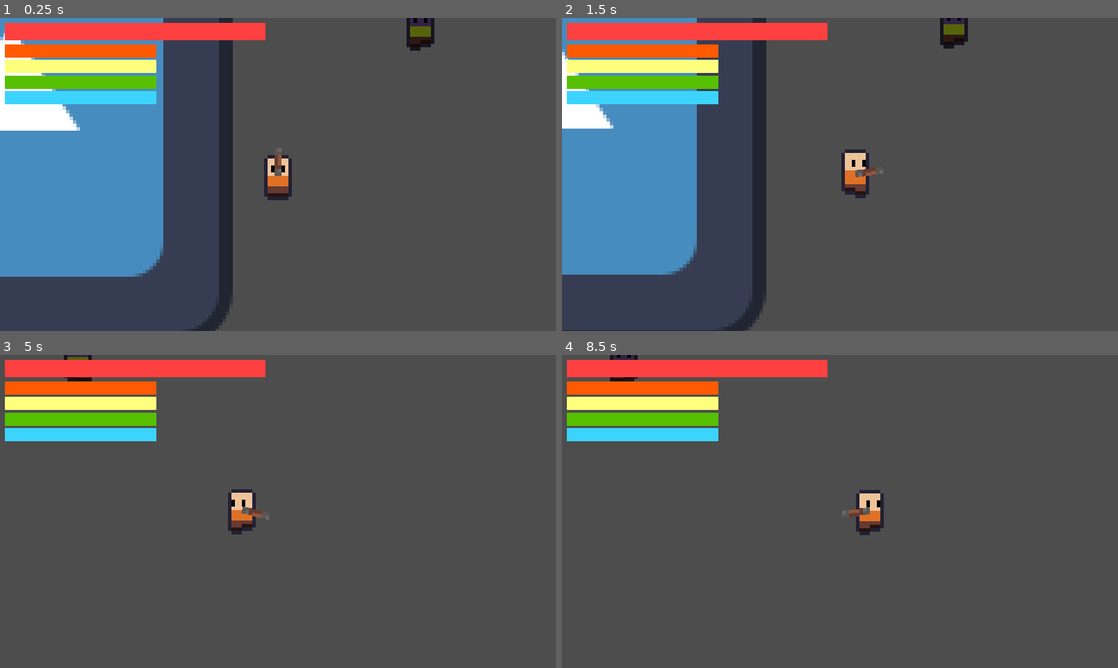
Above: before the commit, frames 1-4 (two rows, left to right).
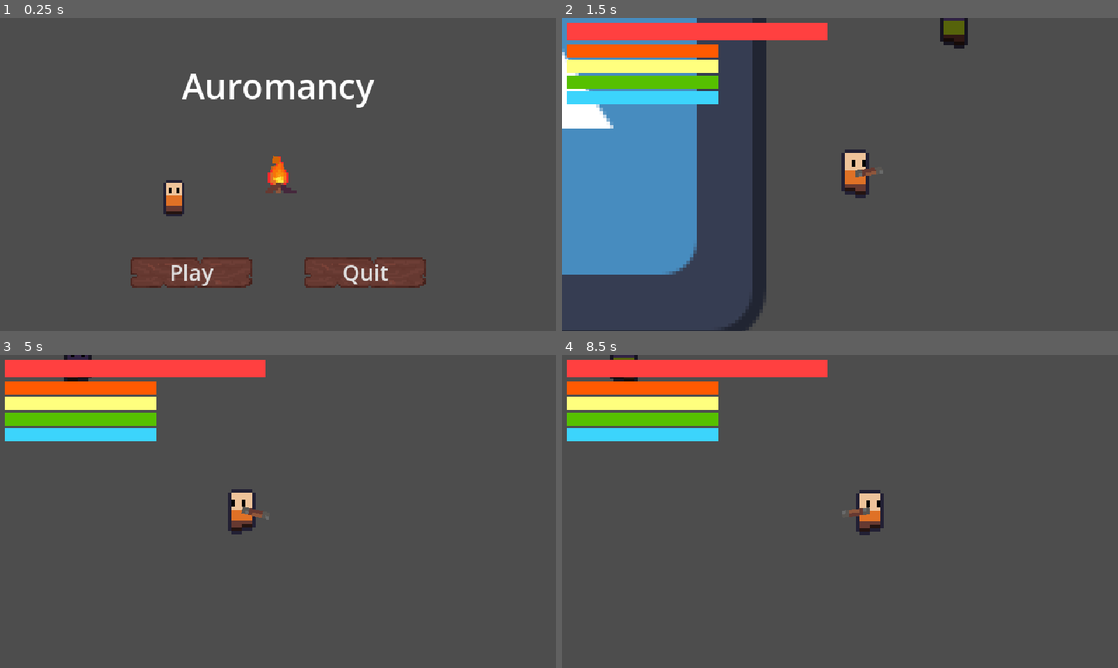
Above: after the commit, the same moments.

Repository: PurplikDev/magic-roguelike
Game: Godot game, scene res://scenes/main.tscn
Same seed, same stepped clock (60 frames per second), same inputs: the game is played once before the commit and once after it. The engine's default icon, where the game draws it, is replaced by a stand-in: a white triangle on a blue panel in a dark square.
Inputs (mouse positions are in pixels of both pictures, inside the frame that each line leads up to):
- Up to frame 1 (0.25 s): no input
- Up to frame 2 (1.5 s): click (751, 271) at 0.5 s, where only the run after the commit has a clickable "Play"; move the mouse to (962, 158) at 1.27 s; hold D (right) from 1.28 s (still down); tap Mouse wheel up (camera_zoom_in) at 1.35 s
- Up to frame 3 (5 s): move the mouse to (166, 527) at 2.02 s; release D (right) at 2.03 s; hold S (down) 2.03-2.78 s; tap Mouse wheel down (camera_zoom_out) at 2.1 s; move the mouse to (333, 442) at 2.77 s; hold D (right) 2.78-3.53 s; click (333, 442) at 2.85 s; move the mouse to (250, 574) at 3.52 s; hold W (up) 3.53-4.28 s; tap E (interact) at 3.6 s; move the mouse to (444, 558) at 4.27 s; hold A (left) from 4.28 s (still down); tap F (spell_wheel) at 4.35 s
- Up to frame 4 (8.5 s): move the mouse to (673, 464) at 5.02 s; tap Mouse wheel up (camera_zoom_in) at 5.1 s; move the mouse to (867, 511) at 5.77 s; release A (left) at 5.78 s; hold S (down) 5.78-6.53 s; tap Mouse wheel down (camera_zoom_out) at 5.85 s; move the mouse to (756, 433) at 6.52 s; hold D (right) 6.53-7.28 s; click (756, 433) at 6.6 s; move the mouse to (962, 495) at 7.27 s; hold W (up) 7.28-8.03 s; tap E (interact) at 7.35 s; move the mouse to (728, 527) at 8.02 s; hold D (right) from 8.03 s (still down); tap F (spell_wheel) at 8.1 s

The runs differ from the first frame. In frame 1, 34% of the frame differs, in the area x 0-79%, y 0-100%; in frame 2, 0.2%; in frame 3, less than 0.1%; in frame 4, less than 0.1%.

Commit message:
main menu setup, scene manager

Diff:
--- a/project.godot
+++ b/project.godot
@@ -21,6 +21,7 @@
 ItemDB="*res://scripts/singleton/item_db.gd"
 GameSettings="*res://scripts/singleton/game_settings.gd"
 GameManager="*res://scripts/singleton/game_manager.gd"
+SceneManager="*res://scripts/singleton/scene_manager.gd"
 
 [display]
 
--- /dev/null
+++ b/resources/themes/main_menu_theme.tres
@@ -0,0 +1,22 @@
+[gd_resource type="Theme" load_steps=6 format=3 uid="uid://4mecpcfhpy07"]
+
+[sub_resource type="StyleBoxEmpty" id="StyleBoxEmpty_alfuo"]
+
+[sub_resource type="StyleBoxEmpty" id="StyleBoxEmpty_3xd3t"]
+
+[sub_resource type="StyleBoxEmpty" id="StyleBoxEmpty_ynb35"]
+
+[sub_resource type="StyleBoxEmpty" id="StyleBoxEmpty_neew7"]
+
+[sub_resource type="StyleBoxEmpty" id="StyleBoxEmpty_5r7kv"]
+
+[resource]
+Button/colors/font_hover_color = Color(0.75, 0.75, 0.75, 1)
+Button/colors/font_hover_pressed_color = Color(0.65, 0.65, 0.65, 1)
+Button/font_sizes/font_size = 25
+Button/styles/disabled = SubResource("StyleBoxEmpty_alfuo")
+Button/styles/focus = SubResource("StyleBoxEmpty_3xd3t")
+Button/styles/hover = SubResource("StyleBoxEmpty_ynb35")
+Button/styles/normal = SubResource("StyleBoxEmpty_neew7")
+Button/styles/pressed = SubResource("StyleBoxEmpty_5r7kv")
+Label/font_sizes/font_size = 40
--- a/scenes/main.tscn
+++ b/scenes/main.tscn
@@ -1,7 +1,7 @@
 [gd_scene load_steps=2 format=3 uid="uid://bbgsxvp2gnl13"]
 
-[ext_resource type="PackedScene" uid="uid://d1l8ocb65k2jx" path="res://scenes/game.tscn" id="1_l82vv"]
+[ext_resource type="PackedScene" uid="uid://djly81icdmede" path="res://scenes/ui/main_menu.tscn" id="1_8fgi7"]
 
 [node name="Main" type="Node"]
 
-[node name="Game" parent="." instance=ExtResource("1_l82vv")]
+[node name="MainMenu" parent="." instance=ExtResource("1_8fgi7")]
--- /dev/null
+++ b/scenes/ui/main_menu.tscn
@@ -0,0 +1,128 @@
+[gd_scene load_steps=10 format=3 uid="uid://djly81icdmede"]
+
+[ext_resource type="Script" path="res://scripts/ui/main_menu.gd" id="1_r8h7v"]
+[ext_resource type="Theme" uid="uid://4mecpcfhpy07" path="res://resources/themes/main_menu_theme.tres" id="1_xwmqa"]
+[ext_resource type="Texture2D" uid="uid://c5ni7mfv68212" path="res://assets/entity/player.png" id="2_4n6cr"]
+[ext_resource type="Texture2D" uid="uid://bt14k03dq5iso" path="res://assets/ui/button.png" id="2_ufo1r"]
+[ext_resource type="Texture2D" uid="uid://44knn1gkjgg" path="res://assets/props/campfire.png" id="3_xhk20"]
+
+[sub_resource type="AtlasTexture" id="AtlasTexture_ly06t"]
+atlas = ExtResource("2_4n6cr")
+region = Rect2(16, 0, 16, 16)
+
+[sub_resource type="Curve" id="Curve_412ef"]
+_data = [Vector2(0, 1), 0.0, 0.0408402, 0, 0, Vector2(1, 0), -1.0, 0.0, 1, 0]
+point_count = 2
+
+[sub_resource type="Gradient" id="Gradient_5een6"]
+offsets = PackedFloat32Array(0, 0.846995)
+colors = PackedColorArray(1, 0.462745, 0, 1, 0.0846899, 0.0846899, 0.0846899, 1)
+
+[sub_resource type="Gradient" id="Gradient_0tonq"]
+offsets = PackedFloat32Array(0.704918, 1)
+colors = PackedColorArray(1, 1, 1, 1, 1, 1, 1, 0)
+
+[node name="MainMenu" type="Node2D"]
+script = ExtResource("1_r8h7v")
+
+[node name="CanvasLayer" type="CanvasLayer" parent="."]
+
+[node name="Control" type="Control" parent="CanvasLayer"]
+layout_mode = 3
+anchors_preset = 15
+anchor_right = 1.0
+anchor_bottom = 1.0
+grow_horizontal = 2
+grow_vertical = 2
+theme = ExtResource("1_xwmqa")
+
+[node name="Label" type="Label" parent="CanvasLayer/Control"]
+layout_mode = 1
+anchors_preset = 5
+anchor_left = 0.5
+anchor_right = 0.5
+offset_left = -109.5
+offset_top = 50.0
+offset_right = 109.5
+offset_bottom = 105.0
+grow_horizontal = 2
+text = "Auromancy"
+
+[node name="PlayButton" type="Button" parent="CanvasLayer/Control"]
+custom_minimum_size = Vector2(150, 35)
+layout_mode = 1
+anchors_preset = 7
+anchor_left = 0.5
+anchor_top = 1.0
+anchor_right = 0.5
+anchor_bottom = 1.0
+offset_left = -175.0
+offset_top = -85.0
+offset_right = -25.0
+offset_bottom = -50.0
+grow_horizontal = 2
+grow_vertical = 0
+text = "Play"
+icon = ExtResource("2_ufo1r")
+icon_alignment = 1
+expand_icon = true
+
+[node name="QuitButton" type="Button" parent="CanvasLayer/Control"]
+custom_minimum_size = Vector2(150, 35)
+layout_mode = 1
+anchors_preset = 7
+anchor_left = 0.5
+anchor_top = 1.0
+anchor_right = 0.5
+anchor_bottom = 1.0
+offset_left = 25.0
+offset_top = -85.0
+offset_right = 175.0
+offset_bottom = -50.0
+grow_horizontal = 2
+grow_vertical = 0
+text = "Quit"
+icon = ExtResource("2_ufo1r")
+icon_alignment = 1
+expand_icon = true
+
+[node name="RemoteTransform2D" type="RemoteTransform2D" parent="."]
+remote_path = NodePath(".")
+
+[node name="MainMenuCamera" type="Camera2D" parent="RemoteTransform2D"]
+zoom = Vector2(3, 3)
+process_callback = 0
+
+[node name="Scene" type="Node2D" parent="."]
+
+[node name="Sprite2D" type="Sprite2D" parent="Scene"]
+position = Vector2(-40, 8)
+texture = SubResource("AtlasTexture_ly06t")
+
+[node name="Sprite2D2" type="Sprite2D" parent="Scene"]
+texture = ExtResource("3_xhk20")
+
+[node name="CPUParticles2D" type="CPUParticles2D" parent="Scene/Sprite2D2"]
+amount = 16
+lifetime = 1.5
+speed_scale = 0.5
+explosiveness = 0.1
+randomness = 1.0
+lifetime_randomness = 0.5
+direction = Vector2(0, -1)
+spread = 15.0
+gravity = Vector2(0, 0)
+initial_velocity_min = 35.0
+initial_velocity_max = 50.0
+radial_accel_min = -5.0
+radial_accel_max = 5.0
+angle_min = -25.0
+angle_max = 25.0
+scale_amount_min = 2.5
+scale_amount_max = 5.0
+scale_amount_curve = SubResource("Curve_412ef")
+color_ramp = SubResource("Gradient_5een6")
+color_initial_ramp = SubResource("Gradient_0tonq")
+
+[connection signal="pressed" from="CanvasLayer/Control/PlayButton" to="." method="_on_play_button_pressed"]
+[connection signal="pressed" from="CanvasLayer/Control/QuitButton" to="." method="_on_quit_button_pressed"]
--- a/scripts/entity/player.gd
+++ b/scripts/entity/player.gd
@@ -12,9 +12,6 @@
 @export var interaction_component: InteractionComponent
 
 var is_alive: bool = true
-
-func _ready():
-	GameManager.players.append(self)
 
 func _physics_process(_delta):
 
--- a/scripts/singleton/game_manager.gd
+++ b/scripts/singleton/game_manager.gd
@@ -1,21 +1,9 @@
 extends Node
 
-var players: Array[Player]
-
 var end_game_tween: Tween
-
-func update_players():
-	var min_one_alive: bool = true
-	for player in players:
-		if !player.is_alive:
-			min_one_alive = false
-
-	if !min_one_alive:
-		end_game()
 
 func end_game():
 	if end_game_tween:
 		end_game_tween.kill()
 	end_game_tween = get_tree().create_tween()
 	end_game_tween.tween_property(Engine, "time_scale", 0.25, 1.0)
-	end_game_tween.tween_callback(func(): print("done!"))
--- /dev/null
+++ b/scripts/singleton/scene_manager.gd
@@ -0,0 +1,8 @@
+extends Node
+
+func transition_to_scene(path: String):
+	print_rich("[rainbow] SCENE TRANSITION HERE [/rainbow]")
+	change_scene(path)
+
+func change_scene(path: String):
+	get_tree().change_scene_to_file(path)
--- /dev/null
+++ b/scripts/ui/main_menu.gd
@@ -0,0 +1,8 @@
+extends Node2D
+
+
+func _on_play_button_pressed():
+	SceneManager.transition_to_scene("res://scenes/game.tscn")
+
+func _on_quit_button_pressed():
+	get_tree().quit()
Binary file changed: assets/entity/player.png
Binary file changed: assets/player_idle.aseprite
Binary file removed: assets/player_idle.png
Binary file added: assets/props/campfire.aseprite
Binary file added: assets/props/campfire.png
Not shown, added: assets/props/campfire.png.import
Binary file added: assets/ui/button.png
Not shown, changed: assets/ui/button.png.import
